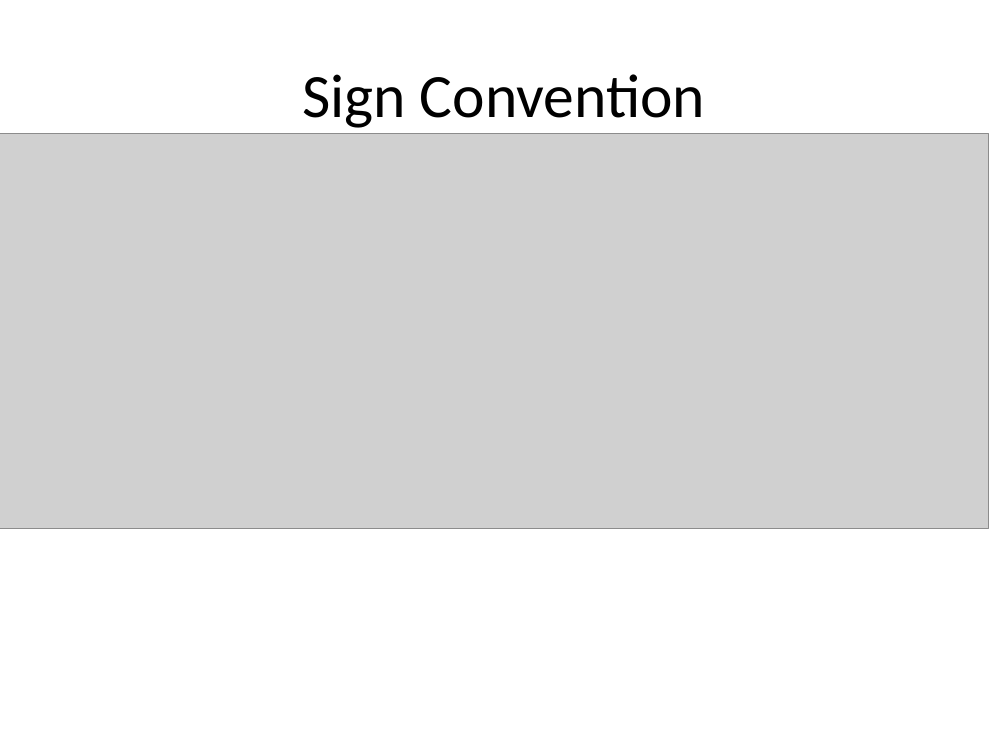
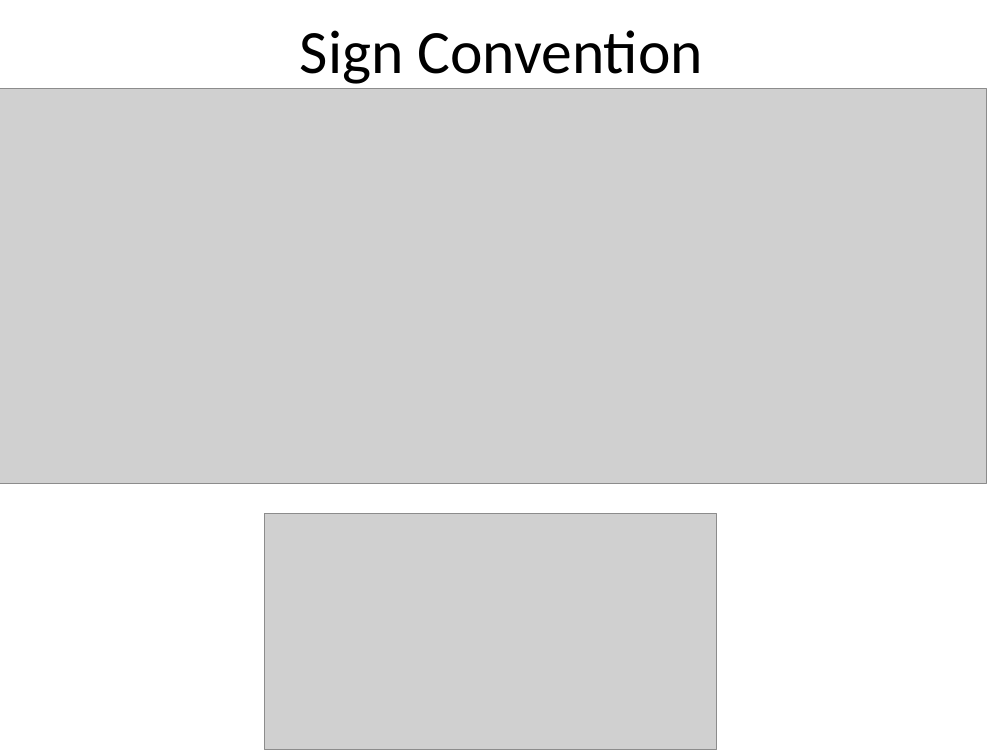
Before and after one commit to rtlines/PH223-Engineering-Physics, a slide deck: slide 12 of Slides/PH223_Lecture_16.pptx. Drawn at 1008x756 pixels with LibreOffice and Linux fonts; fonts in the diff are those of the drawing; grey boxes stand for pictures. Boxes give left, top, right and bottom in pixels: in the first picture for what was removed or moved away, otherwise in the second. Text is boxed around its words. In the diff, an @@ line names an element or a change of style, - is before the commit and + after.

```diff
--- a/Slides/PH223_Lecture_16.pptx
+++ b/Slides/PH223_Lecture_16.pptx
@@ title "Sign Convention": place and size @@
-title "Sign Convention" at (302, 74, 705, 128)
+title "Sign Convention" at (300, 30, 703, 84)
@@ picture: place and size @@
-picture at (0, 134, 989, 529)
+picture at (0, 89, 987, 484)
@@ picture added at (264, 513, 717, 749) @@
```
Also in this commit, not shown: 16 other files.
